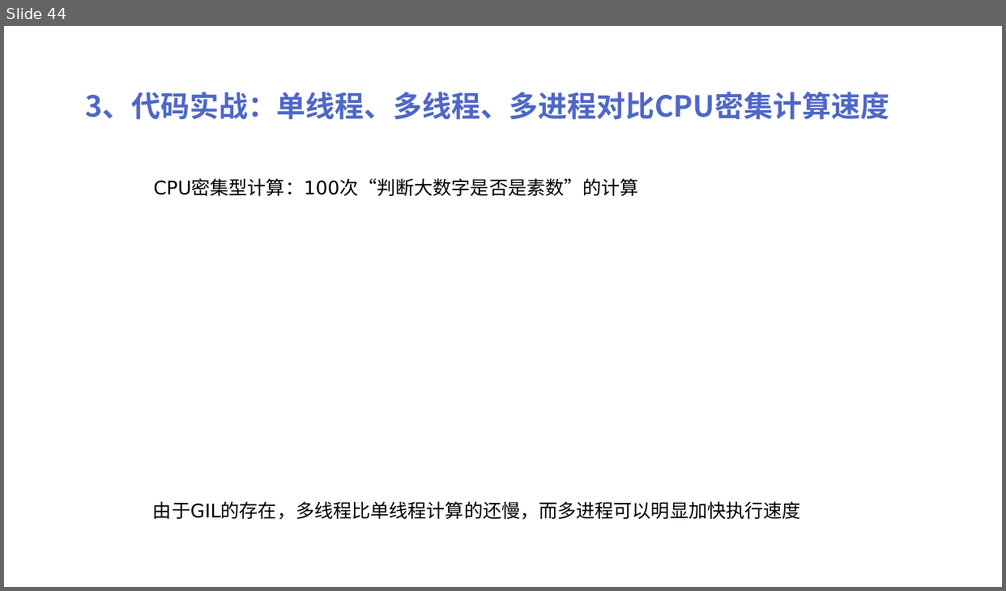
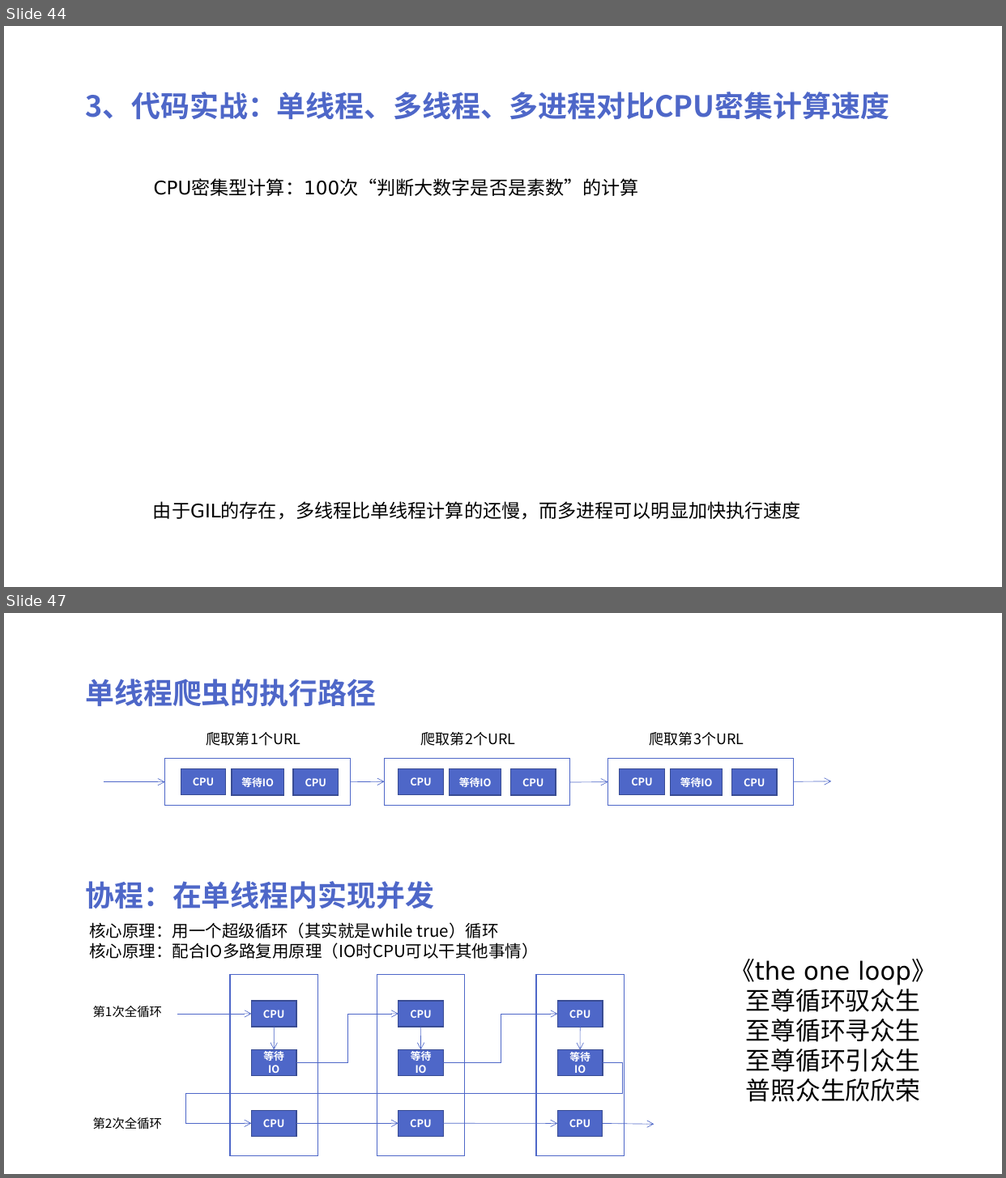
Before and after one commit to peiss/ant-learn-python-concurrent, a slide deck: Python并发编程简介.pptx. Shown one above the other, each under a label of ours: slide 44 before the commit, slides 44 and 47 after it; the slides between them are not shown. The pictures are 1006x591 and 1006x1178 pixels, drawn with LibreOffice and Linux fonts; fonts in the diff are those of the drawing. Boxes give left, top, right and bottom in pixels: in the first picture for what was removed or moved away, otherwise in the second. Text is boxed around its words. In the diff, an @@ line names an element or a change of style, - is before the commit and + after.

```diff
--- a/Python并发编程简介.pptx
+++ b/Python并发编程简介.pptx
@@ slide 47 added at <box>4,613,1002,1174</box>, background #FFFFFF @@
@@ group added at <box>85,679,831,806</box>: 12 rectangles, 4 texts, 4 arrows @@
+单线程爬虫的执行路径
+CPU
+等待IO
+爬取第1个URL
+爬取第2个URL
+爬取第3个URL
+CPU
+CPU
+等待IO
+CPU
+CPU
+等待IO
+CPU
@@ text added at <box>730,959,936,1102</box>, 24 pt, text #000000 @@
+《the one loop》
+至尊循环驭众生
+至尊循环寻众生
+至尊循环引众生
+普照众生欣欣荣
@@ group added at <box>85,881,654,1157</box>: 12 rectangles, 7 arrows, 4 texts, 3 elbow arrows @@
+协程：在单线程内实现并发
+核心原理：用一个超级循环（其实就是while true）循环
+核心原理：配合IO多路复用原理（IO时CPU可以干其他事情）
+CPU
+等待IO
+CPU
+CPU
+等待IO
+CPU
+CPU
+等待IO
+CPU
+第1次全循环
+第2次全循环
```
Also in this commit, not shown: 3 other slides added, 1 other file.
